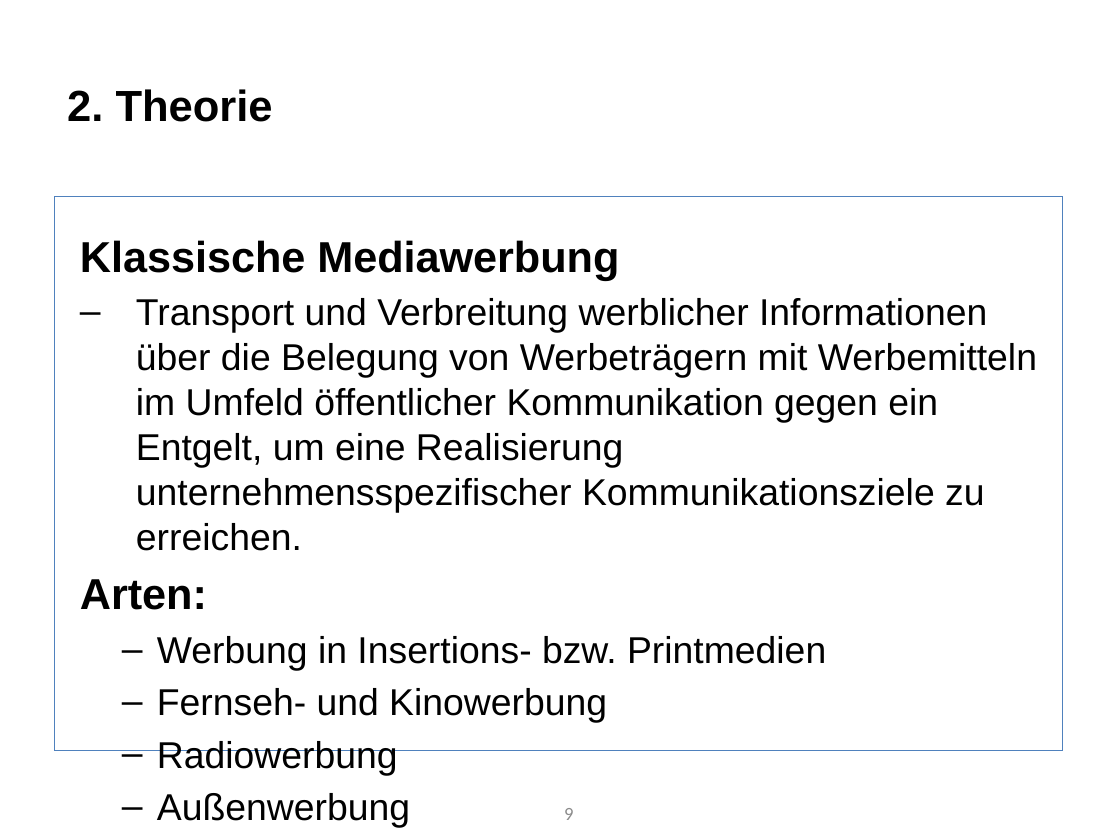
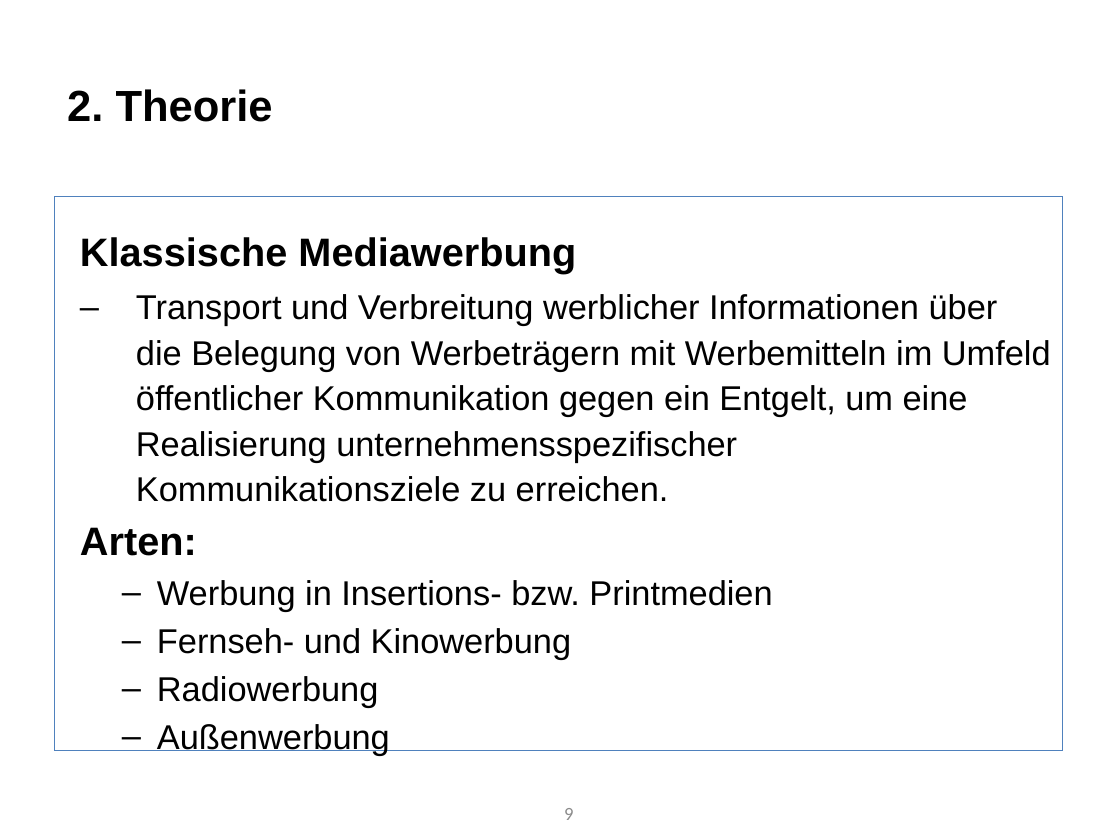
Before and after one commit to Roba1993/Happy-Hour, a slide deck: slide 9 of documents/marketing/Marketingstrategie - Klassische Medien (5.8).pptx. Drawn at 1120x840 pixels with LibreOffice and Linux fonts; fonts in the diff are those of the drawing. Boxes give left, top, right and bottom in pixels: in the first picture for what was removed or moved away, otherwise in the second. Text is boxed around its words. In the diff, an @@ line names an element or a change of style, - is before the commit and + after.

```diff
--- a/documents/marketing/Marketingstrategie - Klassische Medien (5.8).pptx
+++ b/documents/marketing/Marketingstrategie - Klassische Medien (5.8).pptx
@@ text "Klassische Mediawerbung" at (55, 196, 1063, 750): size 27.8 to 25.5 pt in "Klassische Mediawerbung", "Arten:"; size 24.1 to 22.1 pt; line spacing 1 to 1.1 @@
```
Also in this commit, not shown: 7 other slides changed.
